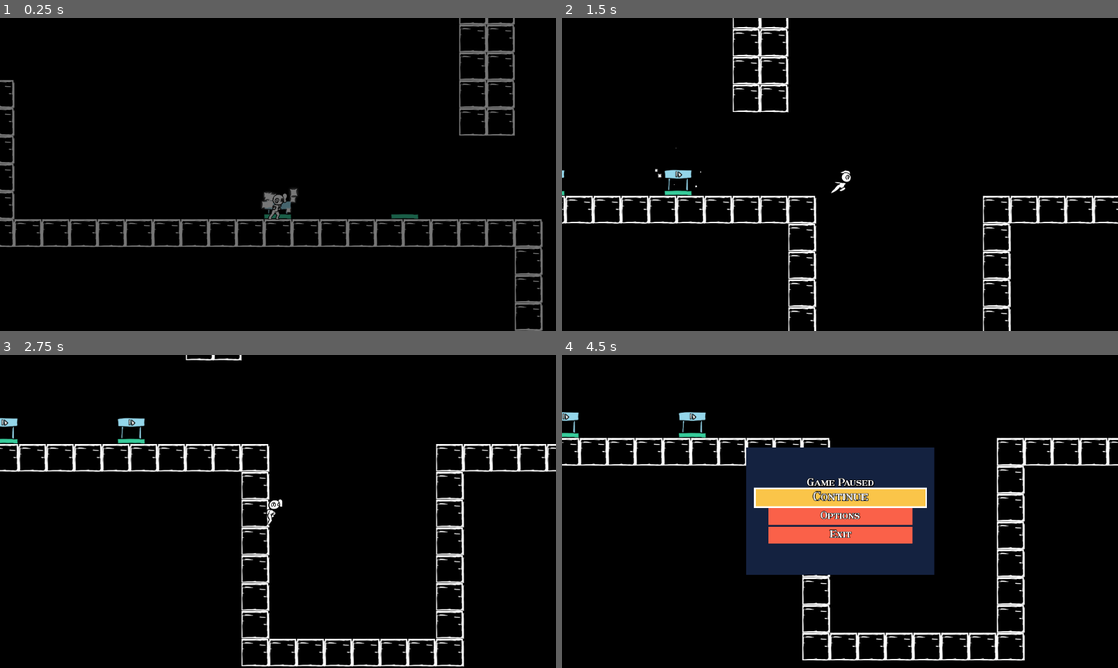
Above: before the commit, frames 1-4 (two rows, left to right).
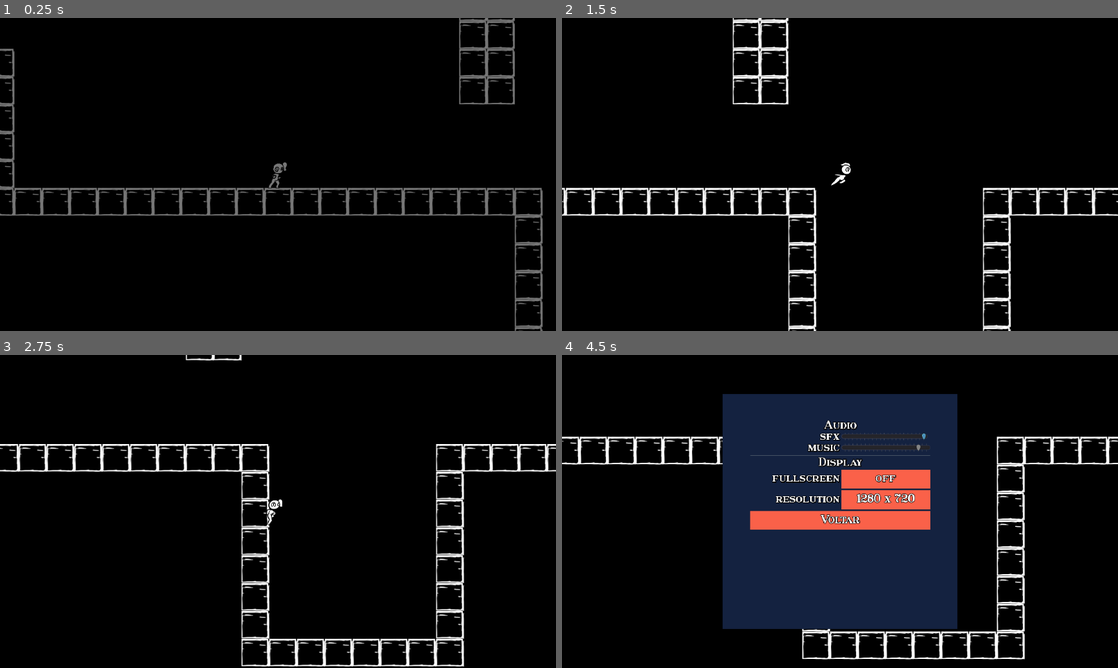
Above: after the commit, the same moments.

Repository: kalebye2/godot-wild-jam-31
Game: Godot game, scene res://scene/init.tscn
Two runs of this game, one before a commit and one after it. Both use one fixed random seed, a clock stepped at 60 frames per second and the inputs below.
Inputs (mouse positions are in pixels of both pictures, inside the frame that each line leads up to):
- Up to frame 1 (0.25 s): no input
- Up to frame 2 (1.5 s): tap Enter at 0.5 s; move the mouse to (962, 158) at 0.52 s; hold Right (walk_right) from 0.53 s (still down); tap C (dash) at 0.6, 1.35 s; tap Up (jump) at 0.77 s; move the mouse to (728, 190) at 1.27 s
- Up to frame 3 (2.75 s): tap Up (jump) at 1.52 s; move the mouse to (333, 442) at 2.02 s; release Right (walk_right) at 2.03 s; hold Left (walk_left) from 2.03 s (still down); tap C (dash) at 2.1 s
- Up to frame 4 (4.5 s): move the mouse to (812, 574) at 2.77 s; release Left (walk_left) at 2.78 s; hold Right (walk_right) 2.78-4.25 s; tap C (dash) at 2.85, 3.6 s; tap Up (jump) at 3.02, 3.77 s; move the mouse to (1006, 558) at 3.52 s; tap Escape (pause) at 4.15 s; click "Continue" at 4.25 s

The runs differ from the first frame. In frame 1, 7.5% of the frame differs, in the area x 0-98%, y 0-100%; in frame 2, 6.2%; in frame 3, 0.4%; in frame 4, 27%, in the area x 0-100%, y 12-98%.

Commit message:
Improving configuration

Diff:
--- a/project.godot
+++ b/project.godot
@@ -15,8 +15,10 @@
 
 [application]
 
-config/name="Wild Jam 31"
+config/name="Check Pointer - Wild Jam 31"
 run/main_scene="res://scene/init.tscn"
+config/use_custom_user_dir=true
+config/custom_user_dir_name="Check Pointer"
 boot_splash/image="res://images/splash/wallpaper.png"
 config/icon="res://icon.png"
 
@@ -27,6 +29,7 @@
 ui_main="*res://scene/singletons/ui_main.tscn"
 config="*res://scripts/globals/config.gd"
 interactive_loader="*res://scripts/globals/interactive_loader.gd"
+sound_manager="*res://scene/singletons/sound_manager.tscn"
 
 [display]
 
--- a/scene/levels/level0.tscn
+++ b/scene/levels/level0.tscn
@@ -1,19 +1,8 @@
-[gd_scene load_steps=3 format=2]
+[gd_scene load_steps=2 format=2]
 
 [ext_resource path="res://scene/levels/level_base.tscn" type="PackedScene" id=1]
-[ext_resource path="res://scene/objects/checkpoint.tscn" type="PackedScene" id=2]
 
 [node name="level" instance=ExtResource( 1 )]
-
-[node name="checkpoints" type="Node" parent="." index="0"]
-
-[node name="checkpoint1" parent="checkpoints" index="0" instance=ExtResource( 2 )]
-position = Vector2( 670.192, 799.756 )
-z_index = -4
-
-[node name="checkpoint2" parent="checkpoints" index="1" instance=ExtResource( 2 )]
-position = Vector2( 962.877, 799.756 )
-z_index = -4
 
 [node name="fade" type="ColorRect" parent="bg" index="3"]
 anchor_right = 1.0
@@ -23,27 +12,25 @@
 "_edit_use_anchors_": false
 }
 
-[node name="tile_map" parent="." index="3"]
+[node name="tile_map" parent="." index="4"]
 tile_data = PoolIntArray( -65556, 0, 0, -65555, 0, 0, -65554, 0, 0, -65553, 0, 0, -65552, 0, 0, -65551, 0, 0, -65550, 0 …(5514 unchanged characters)…
 
-[node name="player" parent="." index="4"]
+[node name="player" parent="." index="5"]
 position = Vector2( 328.726, 508.742 )
 
-[node name="player_spawn" parent="." index="5"]
+[node name="player_spawn" parent="." index="6"]
 position = Vector2( 670.859, 792.355 )
 
-[node name="cam_limit_left_top" parent="." index="6"]
-position = Vector2( 287.541, 445.731 )
+[node name="cam_limit_left_top" parent="." index="7"]
+position = Vector2( -1291.02, -0.49649 )
 
-[node name="cam_limit_right_bottom" parent="." index="7"]
-position = Vector2( 2483.04, 935.636 )
+[node name="cam_limit_right_bottom" parent="." index="8"]
+position = Vector2( 4715.18, 1364.4 )
+
+[node name="fade_tween" type="Tween" parent="." index="9"]
 
 [node name="1" type="Position2D" parent="cam_new_limits/left_top" index="0"]
 position = Vector2( -1291.07, -2.36292 )
 
 [node name="1" type="Position2D" parent="cam_new_limits/right_bottom" index="0"]
 position = Vector2( 4713.68, 1361.95 )
-
-[node name="fade_tween" type="Tween" parent="." index="9"]
-[connection signal="checkpoint_grabbed" from="checkpoints/checkpoint1" to="." method="_on_checkpoint1_checkpoint_grabbed"]
-[connection signal="checkpoint_grabbed" from="checkpoints/checkpoint2" to="." method="_on_checkpoint2_checkpoint_grabbed"]
--- a/scene/levels/level_base.tscn
+++ b/scene/levels/level_base.tscn
@@ -7,6 +7,11 @@
 
 [node name="level" type="Node2D"]
 script = ExtResource( 4 )
+
+[node name="checkpoints" type="Node" parent="."]
+
+[node name="ui" type="CanvasLayer" parent="."]
+layer = 128
 
 [node name="bg" type="CanvasLayer" parent="."]
 
--- a/scene/objects/player/player.tscn
+++ b/scene/objects/player/player.tscn
@@ -235,7 +235,7 @@
 texture = ExtResource( 2 )
 vframes = 8
 hframes = 8
-frame = 17
+frame = 15
 __meta__ = {
 "_edit_lock_": true
 }
--- /dev/null
+++ b/scene/singletons/sound_manager.tscn
@@ -0,0 +1,20 @@
+[gd_scene load_steps=4 format=2]
+
+[ext_resource path="res://scripts/globals/sound_manager.gd" type="Script" id=1]
+[ext_resource path="res://audio/sfx/Over.wav" type="AudioStream" id=2]
+[ext_resource path="res://audio/sfx/Click.wav" type="AudioStream" id=3]
+
+[node name="sound_manager" type="Node"]
+script = ExtResource( 1 )
+_btn_click = NodePath("ui/click")
+_btn_focus = NodePath("ui/focus")
+
+[node name="ui" type="Node" parent="."]
+
+[node name="click" type="AudioStreamPlayer" parent="ui"]
+stream = ExtResource( 3 )
+bus = "sfx"
+
+[node name="focus" type="AudioStreamPlayer" parent="ui"]
+stream = ExtResource( 2 )
+bus = "sfx"
--- a/scripts/globals/config.gd
+++ b/scripts/globals/config.gd
@@ -1,6 +1,6 @@
 extends Node
 
-var path = "res://config.ini"
+var path = "user://config.ini"
 
 # window variables
 var res_width : int = ProjectSettings.get_setting("display/window/size/width")
--- a/scripts/globals/interactive_loader.gd
+++ b/scripts/globals/interactive_loader.gd
@@ -21,7 +21,7 @@
 		var resource = loader.get_resource()
 		if is_level:
 			player_data.spawn_location = resource.instance().get_node("player_spawn").position
-		print(player_data.spawn_location)
+#		print(player_data.spawn_location)
 		get_tree().change_scene_to(resource)
 		loader = null
 	elif err == OK:
--- a/scripts/globals/player_data.gd
+++ b/scripts/globals/player_data.gd
@@ -2,3 +2,4 @@
 
 var spawn_map : String
 var spawn_location : Vector2
+var spawn_direction : int = 1
--- /dev/null
+++ b/scripts/globals/sound_manager.gd
@@ -0,0 +1,6 @@
+extends Node
+
+export (NodePath) var _btn_click
+onready var btn_click : AudioStreamPlayer = get_node(_btn_click)
+export (NodePath) var _btn_focus
+onready var btn_focus : AudioStreamPlayer = get_node(_btn_focus)
--- a/scripts/globals/ui_main.gd
+++ b/scripts/globals/ui_main.gd
@@ -10,14 +10,13 @@
 	connect("player_exited", self, "_on_player_exited")
 
 
-
-func _on_player_entered():
-	var node_pause_menu = _pause_menu.instance()
-	node_pause_menu.hide()
-	add_child(node_pause_menu)
-
-
-func _on_player_exited():
-	var node_pause_menu = get_node("ui")
-	if node_pause_menu != null:
-		node_pause_menu.queue_free()
+#func _on_player_entered():
+#	var node_pause_menu = _pause_menu.instance()
+#	node_pause_menu.hide()
+#	add_child(node_pause_menu)
+#
+#
+#func _on_player_exited():
+#	var node_pause_menu = get_node("ui")
+#	if node_pause_menu != null:
+#		node_pause_menu.queue_free()
--- a/scripts/objects/checkpoint.gd
+++ b/scripts/objects/checkpoint.gd
@@ -4,7 +4,6 @@
 var particles : PackedScene = preload("res://scene/particles/checkpoint_particles.tscn")
 
 signal checkpoint_grabbed
-
 
 func _ready():
 	connect("checkpoint_grabbed", self, "_on_checkpoint_grabbed")
@@ -19,6 +18,8 @@
 #		anim_player.play_backwards("checkpoint")
 
 
+	player_data.spawn_location = position
+
 	for child in get_children():
 		if child.get_class() == "CPUParticles2D": child.queue_free()
 	$animation_player.play("checkpoint")
--- a/scripts/objects/level_base.gd
+++ b/scripts/objects/level_base.gd
@@ -1,4 +1,6 @@
 extends Node2D
+
+var pause_menu : PackedScene = preload("res://scene/ui/ui.tscn")
 
 
 signal cam_limits_changed
@@ -12,27 +14,24 @@
 
 	if player_data.spawn_location != null:
 		$player.position = player_data.spawn_location
+	$player.direction = player_data.spawn_direction
 
 
 func move_cam_limit(cam_limit_marker : Position2D, new_position : Vector2) -> void:
 	cam_limit_marker.position = new_position
 	emit_signal("cam_limits_changed")
 
-
-func _on_checkpoint1_checkpoint_grabbed():
-	move_cam_limit($cam_limit_left_top, $cam_new_limits.get_node("left_top/1").position)
-
-
-func _on_checkpoint2_checkpoint_grabbed():
-	move_cam_limit($cam_limit_right_bottom, $cam_new_limits.get_node("right_bottom/1").position)
-	change_player_spawn_location($checkpoints/checkpoint2.position)
-
-
 func change_player_spawn_location(pos : Vector2):
 	player_data.spawn_location = pos
 
 
 func _input(event):
+	if event.is_action_pressed("pause"):
+		if $ui.get_child_count() == 0:
+			$ui.add_child(pause_menu.instance())
+		else:
+			$ui.get_child(0).queue_free()
+
 	if event is InputEventKey && $player.state == $player.IDLE:
 		if event.as_text() == "R":
 			get_tree().reload_current_scene()
--- a/scripts/objects/player.gd
+++ b/scripts/objects/player.gd
@@ -349,6 +349,7 @@
 
 func _on_checkpoint_checker_area_entered(area):
 	area.get_parent().emit_signal('checkpoint_grabbed')
+	player_data.spawn_direction = direction
 
 func _on_cam_limits_changed():
 	var trans_interpolation : int = Tween.TRANS_SINE
--- a/scripts/ui/options.gd
+++ b/scripts/ui/options.gd
@@ -16,6 +16,10 @@
 	$v_box_container/items/music_slider.value = AudioServer.get_bus_volume_db(AudioServer.get_bus_index("music"))
 
 	$v_box_container/items2/btn_res.text = "%d x %d" % [config.res_width, config.res_height]
+
+	if OS.has_feature("JavaScript"):
+		$v_box_container/items2.hide()
+		$v_box_container/lbl_screen.hide()
 
 
 func _on_voltar_pressed() -> void:
--- a/scripts/ui/ui.gd
+++ b/scripts/ui/ui.gd
@@ -15,7 +15,7 @@
 
 func _on_continue_pressed() -> void:
 	get_tree().paused = false
-	hide()
+	queue_free()
 
 
 
Not shown, removed: config.ini
Not shown, added: .DS_Store
